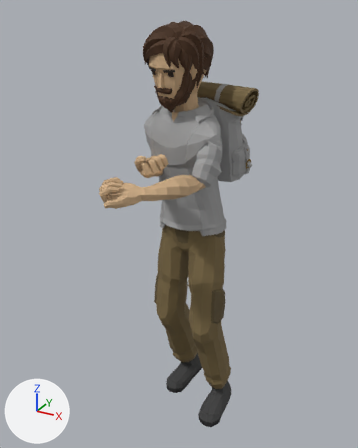
The glTF model assets/art/3d/clips-foot.glb: old version first, new version second.
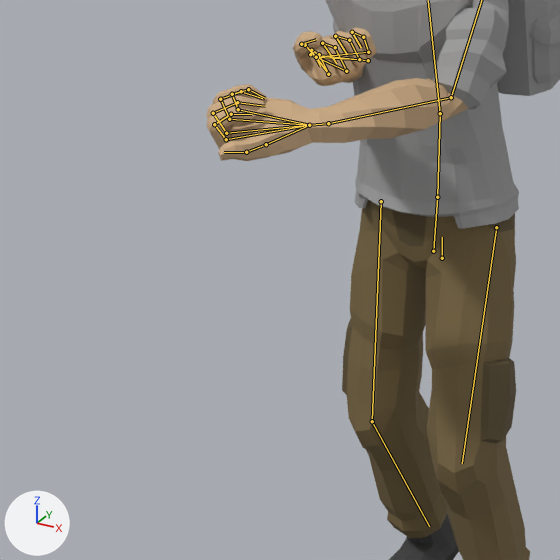
Each version appears first whole from a 50 mm camera at (0.936, -1.883, 1.828) aimed at (-0.009, -0.164, 0.968), and next in a close-up on the part from 4% to 68% of the width and 32% to 83% of the height. Arrows for +X, +Y and +Z are at lower left; the lights stay in place. The older version's two pictures come first. Both versions are drawn at frame 58 of the action 'Crossbow_Span'; the numbers are the values there. The bones that change, and the others that lie on the model, are drawn over the model as lines in the close-ups.

Names of what the first close-up shows: 'Adventurer_Body', 'Adventurer_Feet', 'Adventurer_Legs', 'Backpack'.
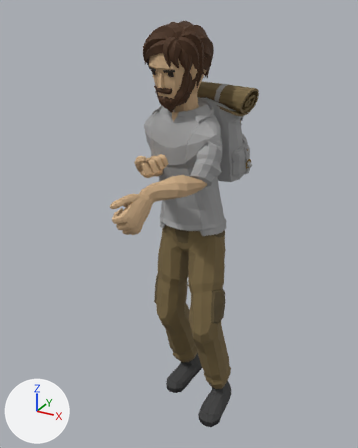
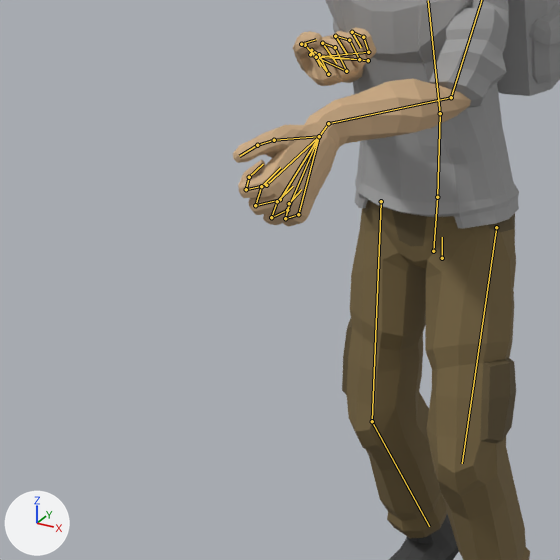
Location of each change, (x1, y1, x2, y2) in pixels of the close-ups (560 x 560 px):
'Adventurer_Body', posed: before (207, 0, 519, 229); after (233, 0, 519, 229)

What the commit changed:
Bone 'LowerArm.L' (bone_lowerarm_l) turns from (-76, -30, 42) to (-66, 24, -64) degrees about its own x, y and z.
